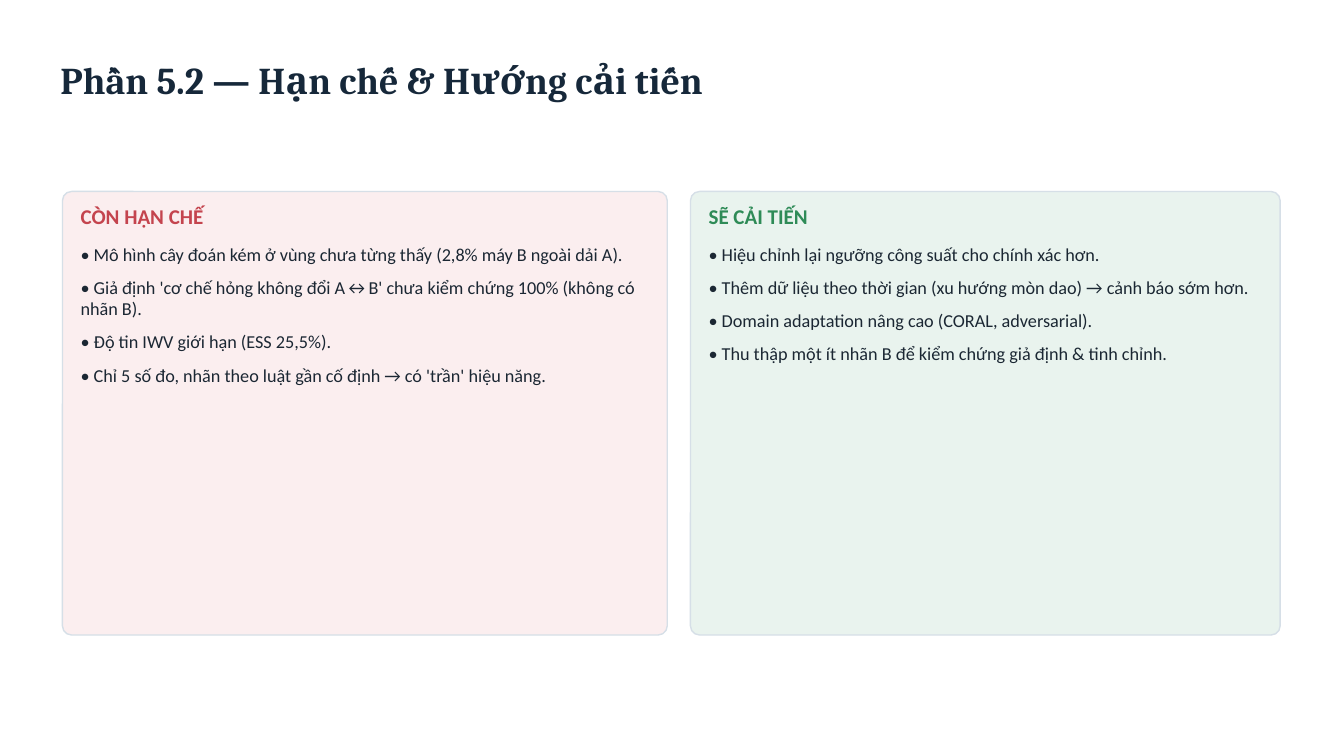
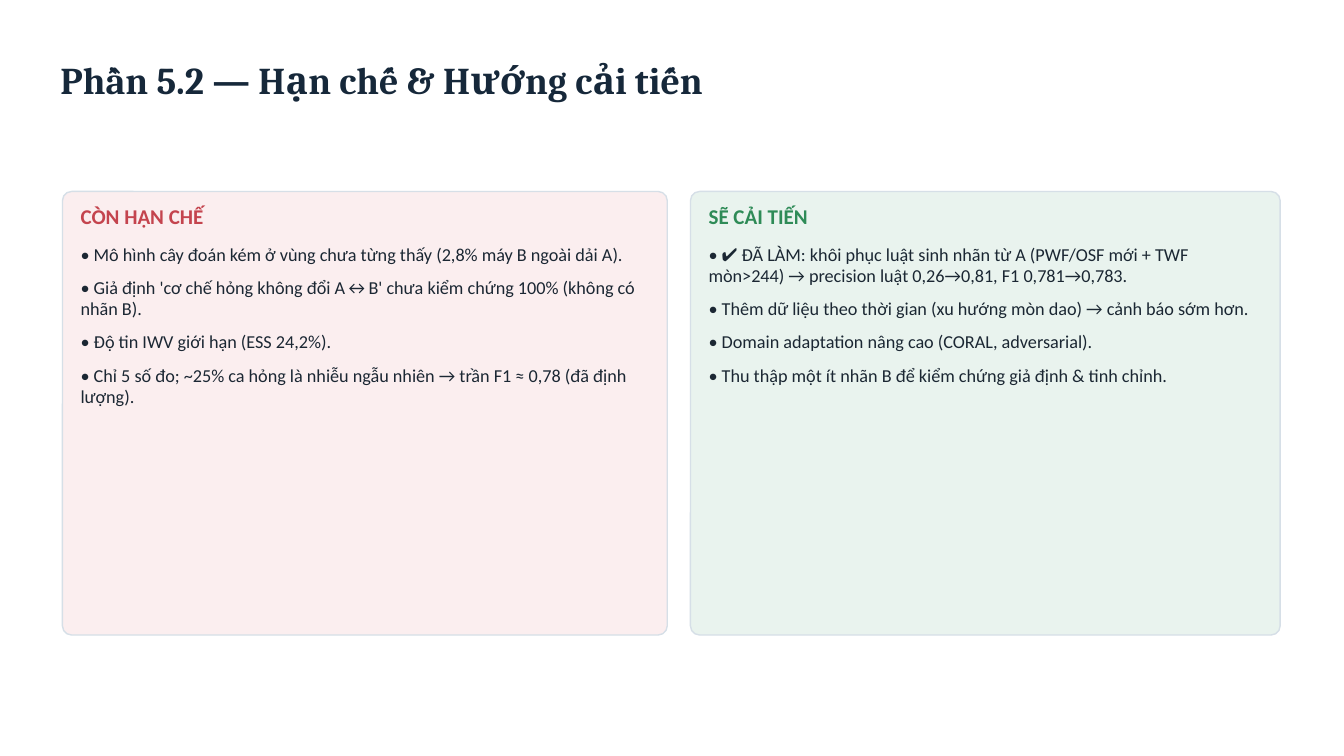
Before and after one commit to tuanhuu3264/MasterDegree_ML_GroupProject, a slide deck: slide 25 of bai_tap_cuoi_khoa/bao_cao/SLIDE_THUYET_TRINH_v6.pptx. Drawn at 1344x756 pixels with LibreOffice and Linux fonts; fonts in the diff are those of the drawing. Boxes give left, top, right and bottom in pixels: in the first picture for what was removed or moved away, otherwise in the second. Text is boxed around its words. In the diff, an @@ line names an element or a change of style, - is before the commit and + after.

```diff
--- a/bai_tap_cuoi_khoa/bao_cao/SLIDE_THUYET_TRINH_v6.pptx
+++ b/bai_tap_cuoi_khoa/bao_cao/SLIDE_THUYET_TRINH_v6.pptx
@@ text at [709,246,1188,285]: text changed @@
-• Hiệu chỉnh lại ngưỡng công suất cho chính xác hơn.
+• ✔ ĐÃ LÀM: khôi phục luật sinh nhãn từ A (PWF/OSF mới + TWF mòn>244) → precision luật 0,26→0,81, F1 0,781→0,783.
@@ text at [81,335,626,406]: text changed @@
-• Độ tin IWV giới hạn (ESS 25,5%).
-• Chỉ 5 số đo, nhãn theo luật gần cố định → có 'trần' hiệu năng.
+• Độ tin IWV giới hạn (ESS 24,2%).
+• Chỉ 5 số đo; ~25% ca hỏng là nhiễu ngẫu nhiên → trần F1 ≈ 0,78 (đã định lượng).
```
Also in this commit, not shown: 14 other slides changed, 22 other files.
